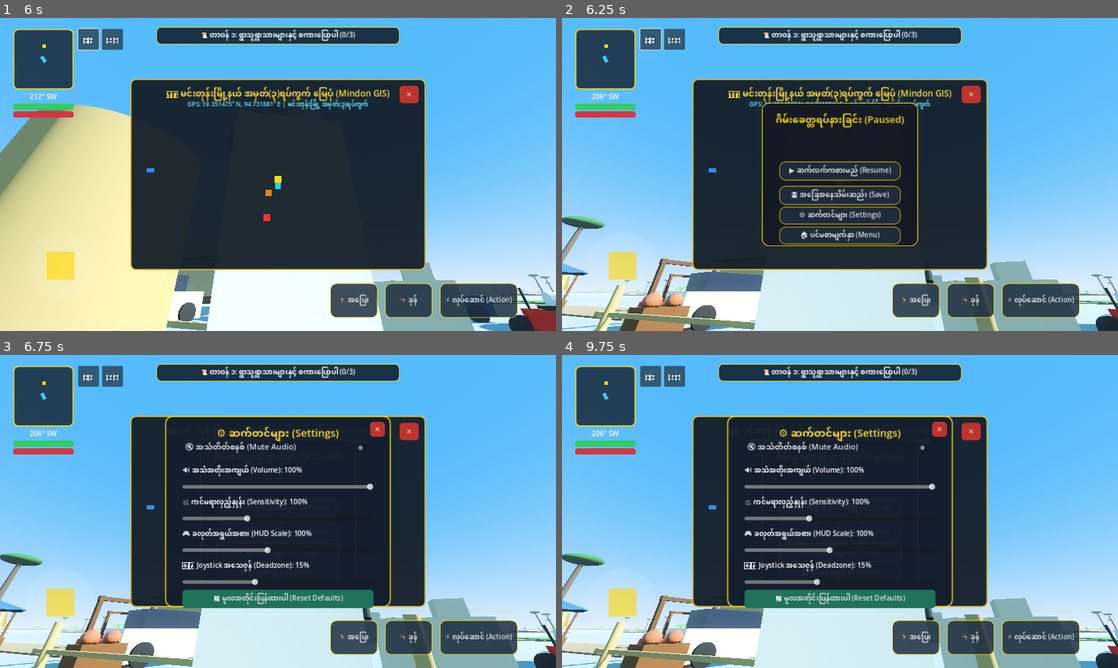
Above: before the commit, frames 1-4 (two rows, left to right).
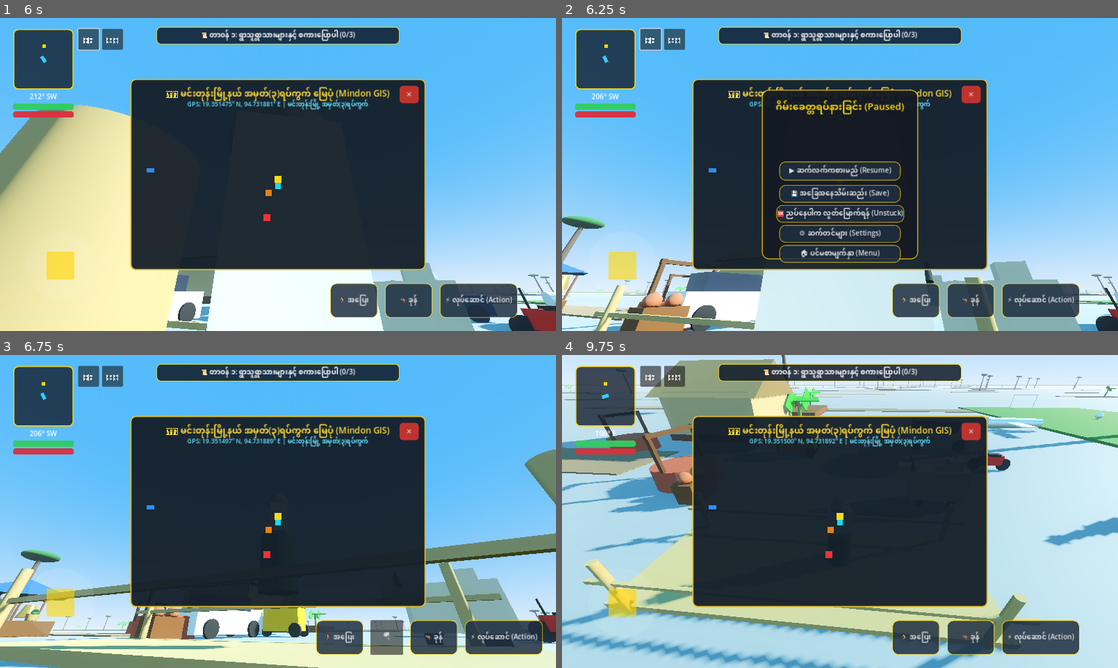
Above: after the commit, the same moments.

Repository: sudohlaingwin/gta-open-world
Game: Godot game, scene res://scenes/main_menu.tscn
Two runs of this game, one before a commit and one after it. Both use one fixed random seed, a clock stepped at 60 frames per second and the inputs below.
Inputs (mouse positions are in pixels of both pictures, inside the frame that each line leads up to):
- Up to frame 1 (6 s): click "🎮 အသစ်စတင်မည် (New Game)" at 0.5 s; click "🗺️" at 1.25 s; click "⏸️" at 2 s; drag from (66, 274) to (333, 105) at 2.77 s; drag from (278, 174) to (250, 237) at 3.52 s; move the mouse to (333, 105) at 4.27 s; hold Right (ui_right) 4.28-5 s; hold Ctrl 4.28-5 s; drag from (250, 237) to (111, 127) at 5.02 s; move the mouse to (444, 221) at 5.77 s; hold Left (ui_left) from 5.78 s (still down); hold Ctrl from 5.78 s (still down)
- Up to frame 2 (6.25 s): keep holding Left (ui_left); keep holding Ctrl; tap Space at 6.02 s
- Up to frame 3 (6.75 s): release Left (ui_left) at 6.5 s; release Ctrl at 6.5 s; click (278, 549) at 6.5 s, where only the run after the commit has a clickable "🆘 ညပ်နေပါက လွတ်မြောက်ရန် (Uns…"
- Up to frame 4 (9.75 s): drag from (673, 464) to (756, 433) at 7.27 s; move the mouse to (867, 511) at 8.02 s; hold Down (ui_down) 8.03-8.75 s; hold Ctrl 8.03-8.75 s; click (867, 511) at 8.17 s; drag from (756, 433) to (728, 527) at 8.77 s; move the mouse to (962, 495) at 9.52 s; hold Up (ui_up) from 9.53 s (still down); hold Ctrl from 9.53 s (still down)

Frame 1 is identical in both runs. In frame 2, 4.1% of the frame differs, in the area x 35-65%, y 22-79%; in frame 3, 26%; in frame 4, 63%, in the area x 0-100%, y 0-100%.
Error in both runs: Trying to assign value of type 'ColorRect' to a variable of type 'Panel'. (res://scripts/virtual_joystick.gd:12)

Commit message:
feat: Slice 59 - Emergency unstuck recovery and safe plaza teleportation

Diff:
--- a/scenes/mobile_touch_hud.tscn
+++ b/scenes/mobile_touch_hud.tscn
@@ -485,9 +485,9 @@
 anchor_right = 0.5
 anchor_bottom = 0.5
 offset_left = -180.0
-offset_top = -165.0
+offset_top = -195.0
 offset_right = 180.0
-offset_bottom = 165.0
+offset_bottom = 195.0
 grow_horizontal = 2
 grow_vertical = 2
 theme_override_styles/panel = SubResource("StyleBoxFlat_pause")
@@ -531,14 +531,30 @@
 anchor_right = 0.5
 anchor_bottom = 0.5
 offset_left = -140.0
-offset_top = 26.0
-offset_right = 140.0
-offset_bottom = 70.0
+offset_top = 24.0
+offset_right = 140.0
+offset_bottom = 64.0
 grow_horizontal = 2
 grow_vertical = 2
 theme_override_styles/normal = SubResource("StyleBoxFlat_btn")
 text = "💾 အခြေအနေသိမ်းဆည်း (Save)"
 
+[node name="UnstuckBtn" type="Button" parent="PauseMenu/PauseBox"]
+layout_mode = 1
+anchors_preset = 8
+anchor_left = 0.5
+anchor_top = 0.5
+anchor_right = 0.5
+anchor_bottom = 0.5
+offset_left = -140.0
+offset_top = 70.0
+offset_right = 140.0
+offset_bottom = 110.0
+grow_horizontal = 2
+grow_vertical = 2
+theme_override_styles/normal = SubResource("StyleBoxFlat_btn")
+text = "🆘 ညပ်နေပါက လွတ်မြောက်ရန် (Unstuck)"
+
 [node name="SettingsBtn" type="Button" parent="PauseMenu/PauseBox"]
 layout_mode = 1
 anchors_preset = 8
@@ -547,9 +563,9 @@
 anchor_right = 0.5
 anchor_bottom = 0.5
 offset_left = -140.0
-offset_top = 74.0
-offset_right = 140.0
-offset_bottom = 114.0
+offset_top = 116.0
+offset_right = 140.0
+offset_bottom = 156.0
 grow_horizontal = 2
 grow_vertical = 2
 theme_override_styles/normal = SubResource("StyleBoxFlat_btn")
@@ -563,9 +579,9 @@
 anchor_right = 0.5
 anchor_bottom = 0.5
 offset_left = -140.0
-offset_top = 120.0
-offset_right = 140.0
-offset_bottom = 160.0
+offset_top = 162.0
+offset_right = 140.0
+offset_bottom = 202.0
 grow_horizontal = 2
 grow_vertical = 2
 theme_override_styles/normal = SubResource("StyleBoxFlat_btn")
--- a/scripts/mobile_touch_hud.gd
+++ b/scripts/mobile_touch_hud.gd
@@ -24,6 +24,7 @@
 @onready var pause_menu: Control = $PauseMenu
 @onready var resume_btn: Button = $PauseMenu/PauseBox/ResumeBtn
 @onready var save_btn: Button = $PauseMenu/PauseBox/SaveBtn
+@onready var unstuck_btn: Button = $PauseMenu/PauseBox/UnstuckBtn
 @onready var settings_btn: Button = $PauseMenu/PauseBox/SettingsBtn
 @onready var quit_to_menu_btn: Button = $PauseMenu/PauseBox/QuitToMenuBtn
 @onready var full_map_overlay: Control = $FullMapOverlay
@@ -78,6 +79,8 @@
 		resume_btn.pressed.connect(_on_resume_pressed)
 	if save_btn:
 		save_btn.pressed.connect(_on_save_pressed)
+	if unstuck_btn:
+		unstuck_btn.pressed.connect(_on_unstuck_pressed)
 	if settings_btn:
 		settings_btn.pressed.connect(_on_settings_pressed)
 	if quit_to_menu_btn:
@@ -354,6 +357,14 @@
 		else:
 			_show_prompt("ဂိမ်းသိမ်းဆည်းမှု မအောင်မြင်ပါ!")
 
+func _on_unstuck_pressed() -> void:
+	if player and player.has_method("recover_from_stuck"):
+		player.recover_from_stuck()
+		if pause_menu:
+			pause_menu.visible = false
+			get_tree().paused = false
+		_show_prompt("နေရာလွတ်သို့ အောင်မြင်စွာ ပြန်ရောက်ပါပြီ! ✓")
+
 func _on_settings_pressed() -> void:
 	if settings_panel:
 		settings_panel.visible = true
--- a/scripts/player.gd
+++ b/scripts/player.gd
@@ -214,3 +214,19 @@
 		var data = save_mgr.save_data
 		if data.has("shirt_color") and data.has("longyi_color"):
 			set_outfit_colors(data["shirt_color"], data["longyi_color"])
+
+func recover_from_stuck() -> void:
+	if current_state == State.DRIVING_VEHICLE and active_vehicle:
+		if active_vehicle.has_method("exit_vehicle"):
+			active_vehicle.exit_vehicle()
+	elif current_state == State.RIDING_MOUNT and active_mount:
+		if active_mount.has_method("exit_mount"):
+			active_mount.exit_mount()
+	elif current_state == State.FLYING_AIRCRAFT and active_aircraft:
+		if active_aircraft.has_method("exit_aircraft"):
+			active_aircraft.exit_aircraft()
+	# Unstuck teleport to open village ground (Safe central plaza spawn)
+	global_position = Vector3(0.0, 1.0, 0.0)
+	velocity = Vector3.ZERO
+	current_state = State.ON_FOOT
+	collision_shape.disabled = false
Not shown, changed: COLLAB.md
